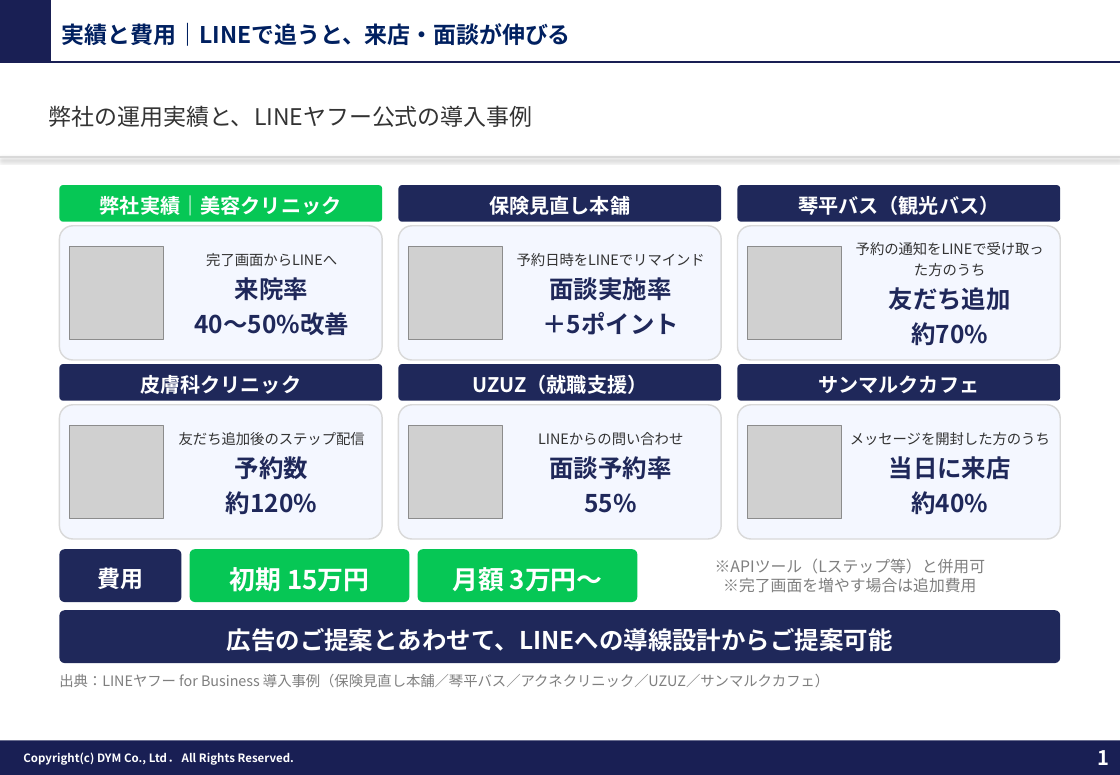
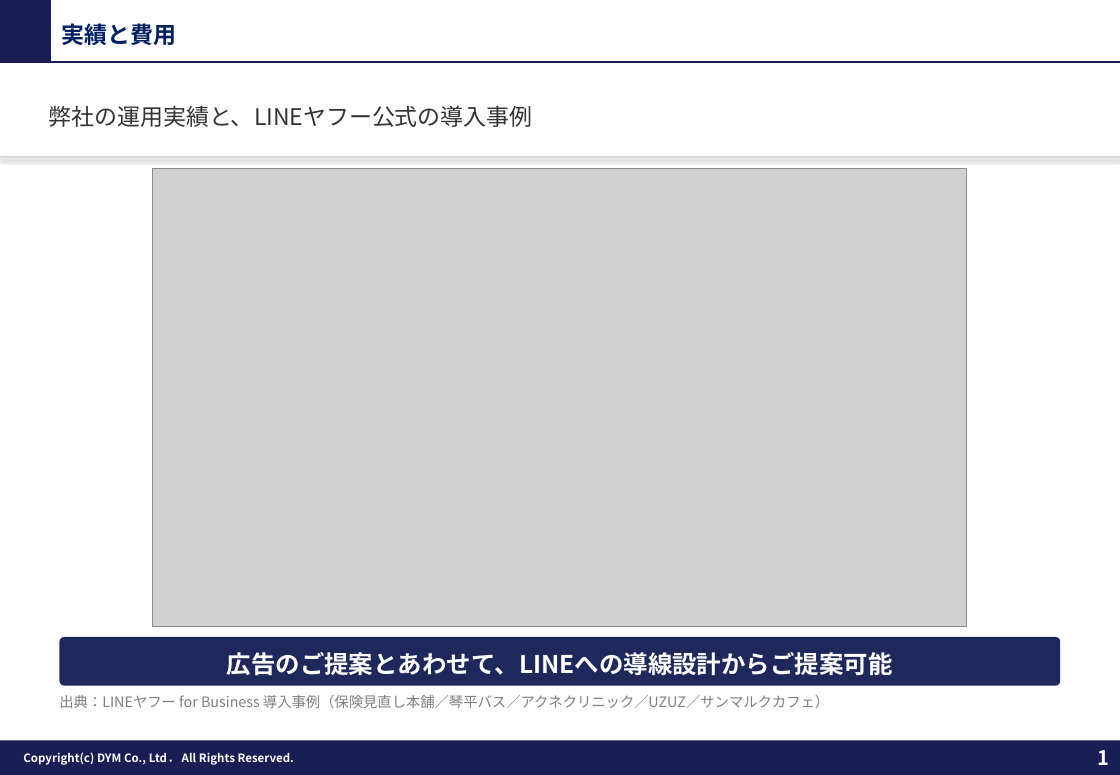
Before and after one commit to tonomura-r-dev/folder, a slide deck: slide 1 of 20261001_サンクスLINEの費用と実績.pptx. Drawn at 1120x775 pixels with LibreOffice and Linux fonts; fonts in the diff are those of the drawing; grey boxes stand for pictures; background and template pictures are left out. Boxes give left, top, right and bottom in pixels: in the first picture for what was removed or moved away, otherwise in the second. Text is boxed around its words. In the diff, an @@ line names an element or a change of style, - is before the commit and + after.

```diff
--- a/20261001_サンクスLINEの費用と実績.pptx
+++ b/20261001_サンクスLINEの費用と実績.pptx
@@ text at [62, 23, 177, 45]: text changed @@
-実績と費用｜LINEで追うと、来店・面談が伸びる
+実績と費用
@@ picture added at [153, 169, 967, 627] @@
@@ rounded rectangle removed at [59, 185, 382, 221] @@
-弊社実績｜美容クリニック
@@ rounded rectangle removed at [398, 185, 721, 221] @@
-保険見直し本舗
@@ rounded rectangle removed at [737, 185, 1060, 221] @@
-琴平バス（観光バス）
@@ rounded rectangle removed at [59, 226, 382, 361] @@
-完了画面からLINEへ
-来院率
-40〜50%改善
@@ rounded rectangle removed at [398, 226, 721, 361] @@
-予約日時をLINEでリマインド
-面談実施率
-＋5ポイント
@@ rounded rectangle removed at [737, 226, 1060, 361] @@
-予約の通知をLINEで受け取った方のうち
-友だち追加
-約70%
@@ picture removed at [69, 246, 163, 340] @@
@@ picture removed at [408, 246, 503, 340] @@
@@ picture removed at [748, 246, 842, 340] @@
@@ rounded rectangle removed at [59, 364, 382, 400] @@
-皮膚科クリニック
@@ rounded rectangle removed at [398, 364, 721, 400] @@
-UZUZ（就職支援）
@@ rounded rectangle removed at [737, 364, 1060, 400] @@
-サンマルクカフェ
@@ rounded rectangle removed at [59, 405, 382, 540] @@
-友だち追加後のステップ配信
-予約数
-約120%
@@ rounded rectangle removed at [398, 405, 721, 540] @@
-LINEからの問い合わせ
-面談予約率
-55%
@@ rounded rectangle removed at [737, 405, 1060, 540] @@
-メッセージを開封した方のうち
-当日に来店
-約40%
@@ picture removed at [69, 425, 163, 519] @@
@@ picture removed at [408, 425, 503, 519] @@
@@ picture removed at [748, 425, 842, 519] @@
@@ rounded rectangle removed at [59, 549, 181, 602] @@
-費用
@@ rounded rectangle removed at [189, 549, 410, 602] @@
-初期 15万円
@@ rounded rectangle removed at [418, 549, 638, 602] @@
-月額 3万円〜
@@ text removed at [715, 558, 985, 592] @@
-※APIツール（Lステップ等）と併用可
-※完了画面を増やす場合は追加費用
@@ rounded rectangle "広告のご提案とあわせて、LINEへの導線設計からご提案可能": place and size @@
-rounded rectangle "広告のご提案とあわせて、LINEへの導線設計からご提案可能" at [59, 611, 1060, 664]
+rounded rectangle "広告のご提案とあわせて、LINEへの導線設計からご提案可能" at [59, 637, 1060, 686]
@@ text "出典：LINEヤフー for Business 導入事例（保険見直し本舗／琴平バス／アクネクリニック／UZUZ／サンマル ...": place and size @@
-text "出典：LINEヤフー for Business 導入事例（保険見直し本舗／琴平バス／アクネクリニック／UZUZ／サンマル ..." at [59, 674, 829, 687]
+text "出典：LINEヤフー for Business 導入事例（保険見直し本舗／琴平バス／アクネクリニック／UZUZ／サンマル ..." at [59, 695, 829, 708]
```
Also in this commit, not shown: 5 other files.
